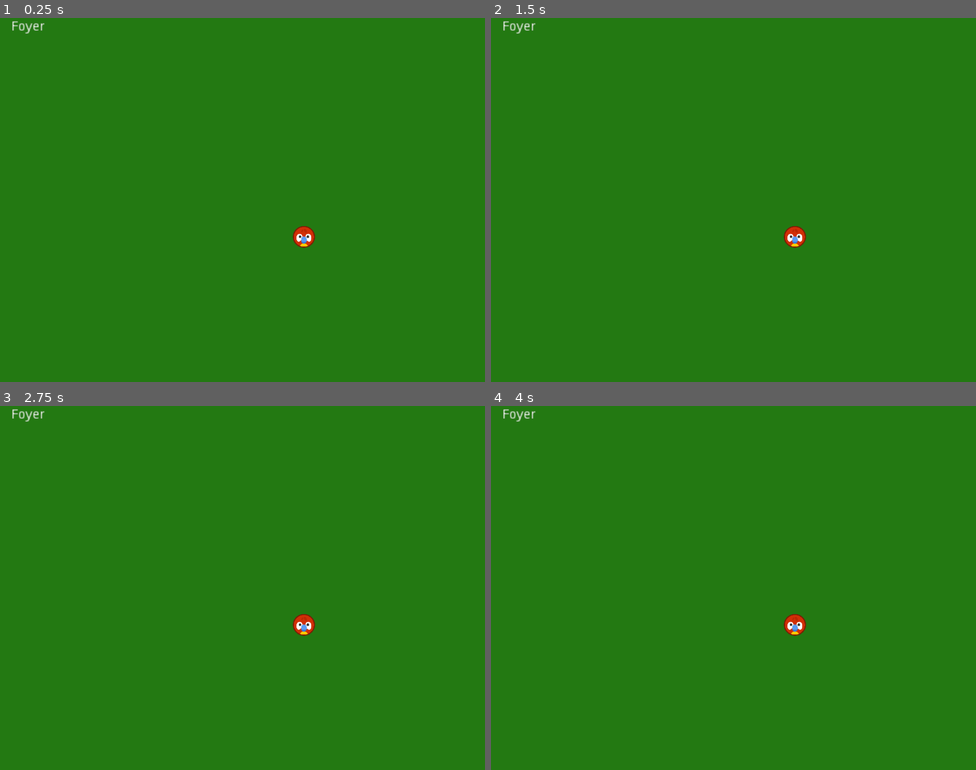
Above: before the commit, frames 1-4 (two rows, left to right).
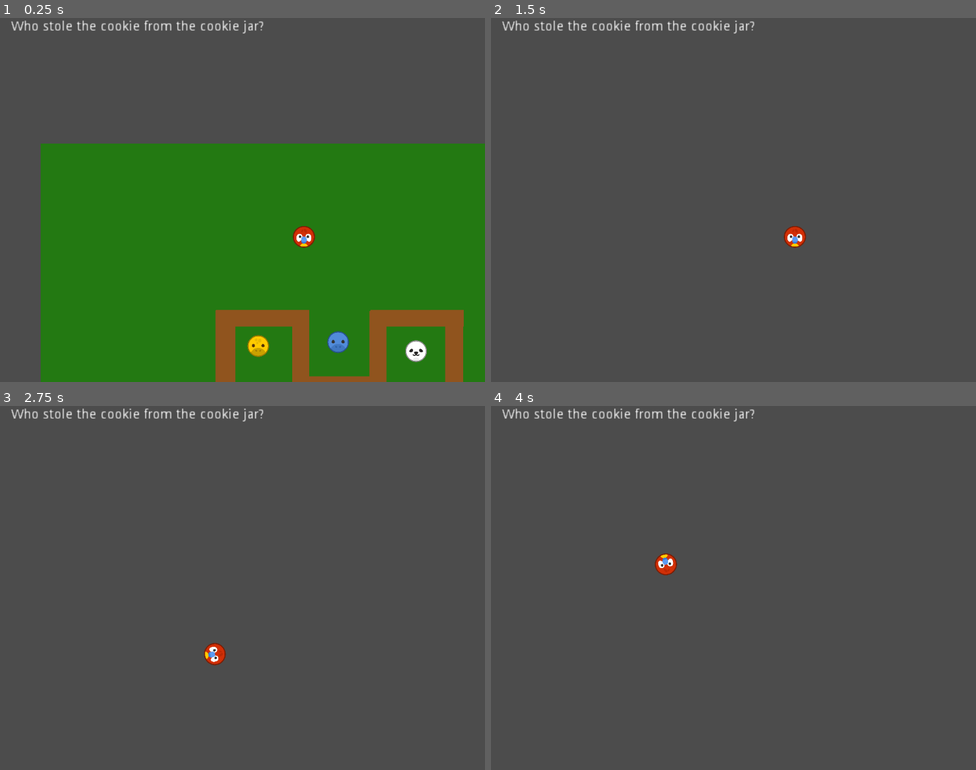
Above: after the commit, the same moments.

Repository: jaxtread/CookieJar
Game: Godot game, scene res://Main.tscn
The game is run twice, just before and just after one commit, with the same random seed, the same clock (stepped at 60 frames per second) and the same inputs.
Inputs:
- Up to frame 1 (0.25 s): no input
- Up to frame 2 (1.5 s): hold Right from 0.53 s (still down); tap Up at 0.77 s
- Up to frame 3 (2.75 s): tap Up at 1.52 s; release Right at 2.03 s; hold Left from 2.03 s (still down)
- Up to frame 4 (4 s): release Left at 2.78 s; hold Right from 2.78 s (still down); tap Up at 3.02, 3.77 s

The runs differ from the first frame. In frame 1, 45% of the frame differs, in the area x 0-100%, y 0-100%; in frame 2, 100%; in frame 3, 100%; in frame 4, 100%.

Commit message:
Add files via upload

Diff:
--- /dev/null
+++ b/Cookie Jar/BlueArea.gd
@@ -0,0 +1,16 @@
+extends Area2D
+
+# Declare member variables here. Examples:
+# var a = 2
+# var b = "text"
+
+# Called when the node enters the scene tree for the first time.
+func _ready():
+	pass # Replace with function body.
+
+# Called every frame. 'delta' is the elapsed time since the previous frame.
+#func _process(delta):
+#	pass
+func body_entered(otherBody):
+	global.currentRoom = "Couldn't Be"
+	pass
--- a/Cookie Jar/Main.tscn
+++ b/Cookie Jar/Main.tscn
@@ -1,10 +1,23 @@
-[gd_scene load_steps=4 format=2]
+[gd_scene load_steps=15 format=2]
 
 [ext_resource path="res://pet_putt_graphics_pack/putting_green.png" type="Texture" id=1]
-[ext_resource path="res://pet_putt_graphics_pack/parrot.png" type="Texture" id=2]
+[ext_resource path="res://Player.gd" type="Script" id=2]
+[ext_resource path="res://pet_putt_graphics_pack/parrot.png" type="Texture" id=3]
+[ext_resource path="res://TextLabel1.gd" type="Script" id=4]
+[ext_resource path="res://go_modules/TopDownMovement.tscn" type="PackedScene" id=5]
+[ext_resource path="res://pet_putt_graphics_pack/wood_wall.png" type="Texture" id=6]
+[ext_resource path="res://pet_putt_graphics_pack/giraffe.png" type="Texture" id=7]
+[ext_resource path="res://pet_putt_graphics_pack/hippo.png" type="Texture" id=8]
+[ext_resource path="res://pet_putt_graphics_pack/panda.png" type="Texture" id=9]
+[ext_resource path="res://YellowArea.gd" type="Script" id=10]
+[ext_resource path="res://BlueArea.gd" type="Script" id=11]
+[ext_resource path="res://WhiteArea.gd" type="Script" id=12]
 
 [sub_resource type="CircleShape2D" id=1]
 radius = 23.5382
+
+[sub_resource type="RectangleShape2D" id=2]
+extents = Vector2( 54.75, 68.1519 )
 
 [node name="Main" type="Node2D"]
 
@@ -17,11 +30,21 @@
 }
 
 [node name="Player" type="RigidBody2D" parent="."]
-position = Vector2( 743.574, 478.059 )
+position = Vector2( 231.146, 181.079 )
 gravity_scale = 0.0
+script = ExtResource( 2 )
 __meta__ = {
 "_edit_group_": true
 }
+
+[node name="Sprite" type="Sprite" parent="Player"]
+position = Vector2( 2.24837, -0.0630951 )
+scale = Vector2( 0.16429, 0.161053 )
+texture = ExtResource( 3 )
+
+[node name="CollisionShape2D" type="CollisionShape2D" parent="Player"]
+position = Vector2( 2, 0 )
+shape = SubResource( 1 )
 
 [node name="Camera2D" type="Camera2D" parent="Player"]
 position = Vector2( -127.405, -77.8329 )
@@ -32,16 +55,123 @@
 [node name="TextLabel1" type="Label" parent="Player/CanvasLayer"]
 margin_left = 24.0
 margin_top = 5.0
-margin_right = 74.0
-margin_bottom = 23.0
+margin_right = 325.0
+margin_bottom = 46.0
 rect_scale = Vector2( 2, 2 )
-text = "Foyer"
+autowrap = true
+script = ExtResource( 4 )
 
-[node name="Sprite" type="Sprite" parent="Player"]
-position = Vector2( 2.24837, -0.0631027 )
-scale = Vector2( 0.16429, 0.161053 )
-texture = ExtResource( 2 )
+[node name="TopDownMovement" parent="Player" instance=ExtResource( 5 )]
 
-[node name="CollisionShape2D" type="CollisionShape2D" parent="Player"]
-position = Vector2( 2, 0 )
-shape = SubResource( 1 )
+[node name="Wall" type="Sprite" parent="."]
+position = Vector2( 374.159, 424.746 )
+scale = Vector2( 1.32241, 5.54662 )
+texture = ExtResource( 6 )
+__meta__ = {
+"_edit_lock_": true
+}
+
+[node name="Wall6" type="Sprite" parent="."]
+position = Vector2( 857, 427.984 )
+scale = Vector2( 1.1875, 5.74898 )
+texture = ExtResource( 6 )
+__meta__ = {
+"_edit_lock_": true
+}
+
+[node name="Wall3" type="Sprite" parent="."]
+position = Vector2( 533, 425 )
+scale = Vector2( 1.125, 5.5 )
+texture = ExtResource( 6 )
+__meta__ = {
+"_edit_lock_": true
+}
+
+[node name="Wall5" type="Sprite" parent="."]
+position = Vector2( 696, 425 )
+scale = Vector2( 1.125, 5.5 )
+texture = ExtResource( 6 )
+__meta__ = {
+"_edit_lock_": true
+}
+
+[node name="Wall2" type="Sprite" parent="."]
+position = Vector2( 453, 353 )
+rotation = 1.5708
+scale = Vector2( 1.09375, 6.15625 )
+texture = ExtResource( 6 )
+__meta__ = {
+"_edit_lock_": true
+}
+
+[node name="Wall7" type="Sprite" parent="."]
+position = Vector2( 779, 353 )
+rotation = 1.5708
+scale = Vector2( 1.09375, 6.15625 )
+texture = ExtResource( 6 )
+__meta__ = {
+"_edit_lock_": true
+}
+
+[node name="Wall4" type="Sprite" parent="."]
+position = Vector2( 614, 493 )
+rotation = 1.5708
+scale = Vector2( 1.09375, 6.15625 )
+texture = ExtResource( 6 )
+__meta__ = {
+"_edit_lock_": true
+}
+
+[node name="Ball1" type="Sprite" parent="."]
+position = Vector2( 443.482, 411.356 )
+scale = Vector2( 0.16, 0.16 )
+texture = ExtResource( 7 )
+__meta__ = {
+"_edit_lock_": true
+}
+
+[node name="Ball2" type="Sprite" parent="."]
+position = Vector2( 612.168, 403.193 )
+scale = Vector2( 0.16, 0.16 )
+texture = ExtResource( 8 )
+
+[node name="Ball3" type="Sprite" parent="."]
+position = Vector2( 776.774, 422.239 )
+scale = Vector2( 0.16, 0.16 )
+texture = ExtResource( 9 )
+__meta__ = {
+"_edit_lock_": true
+}
+
+[node name="YellowArea" type="Area2D" parent="."]
+position = Vector2( 454.877, 407.056 )
+script = ExtResource( 10 )
+__meta__ = {
+"_edit_group_": true
+}
+
+[node name="CollisionShape2D" type="CollisionShape2D" parent="YellowArea"]
+position = Vector2( -1.16638, 46.654 )
+shape = SubResource( 2 )
+
+[node name="BlueArea" type="Area2D" parent="."]
+position = Vector2( 616.69, 349.778 )
+script = ExtResource( 11 )
+__meta__ = {
+"_edit_group_": true
+}
+
+[node name="CollisionShape2D" type="CollisionShape2D" parent="BlueArea"]
+position = Vector2( -1.16638, 46.654 )
+shape = SubResource( 2 )
+
+[node name="WhiteArea" type="Area2D" parent="."]
+position = Vector2( 777.071, 405.625 )
+script = ExtResource( 12 )
+__meta__ = {
+"_edit_group_": true
+}
+
+[node name="CollisionShape2D" type="CollisionShape2D" parent="WhiteArea"]
+position = Vector2( -1.16638, 46.654 )
+shape = SubResource( 2 )
--- /dev/null
+++ b/Cookie Jar/Player.gd
@@ -0,0 +1,13 @@
+extends RigidBody2D
+
+# Declare member variables here. Examples:
+# var a = 2
+# var b = "text"
+
+# Called when the node enters the scene tree for the first time.
+func _ready():
+	pass # Replace with function body.
+
+# Called every frame. 'delta' is the elapsed time since the previous frame.
+#func _process(delta):
+#	pass
--- /dev/null
+++ b/Cookie Jar/TextLabel1.gd
@@ -0,0 +1,15 @@
+extends Label
+
+# Declare member variables here. Examples:
+# var a = 2
+# var b = "text"
+
+# Called when the node enters the scene tree for the first time.
+func _ready():
+	pass # Replace with function body.
+
+# Called every frame. 'delta' is the elapsed time since the previous frame.
+#warning-ignore:unused_argument
+func _process(delta):
+	self.text = "Who stole the cookie from the cookie jar?" + global.currentRoom
+	pass
--- /dev/null
+++ b/Cookie Jar/WhiteArea.gd
@@ -0,0 +1,16 @@
+extends Area2D
+
+# Declare member variables here. Examples:
+# var a = 2
+# var b = "text"
+
+# Called when the node enters the scene tree for the first time.
+func _ready():
+	pass # Replace with function body.
+
+# Called every frame. 'delta' is the elapsed time since the previous frame.
+#func _process(delta):
+#	pass
+func body_entered(otherBody):
+	global.currentRoom = "Then Who?"
+	pass
--- /dev/null
+++ b/Cookie Jar/YellowArea.gd
@@ -0,0 +1,17 @@
+extends Area2D
+
+# Declare member variables here. Examples:
+# var a = 2
+# var b = "text"
+
+# Called when the node enters the scene tree for the first time.
+func _ready():
+	pass # Replace with function body.
+
+# Called every frame. 'delta' is the elapsed time since the previous frame.
+#func _process(delta):
+#	pass
+
+func body_entered(otherBody):
+	global.currentRoom = "Not Me"
+	pass
--- /dev/null
+++ b/Cookie Jar/global.gd
@@ -0,0 +1,13 @@
+extends Node
+var currentRoom = ""
+# Declare member variables here. Examples:
+# var a = 2
+# var b = "text"
+
+# Called when the node enters the scene tree for the first time.
+func _ready():
+	pass # Replace with function body.
+
+# Called every frame. 'delta' is the elapsed time since the previous frame.
+#func _process(delta):
+#	pass
--- a/Cookie Jar/go_modules/TopDownMovement.tscn
+++ b/Cookie Jar/go_modules/TopDownMovement.tscn
@@ -3,26 +3,12 @@
 [ext_resource path="res://go_modules/TopDownMovement.gd" type="Script" id=1]
 
 [sub_resource type="RectangleShape2D" id=1]
-
-custom_solver_bias = 0.0
 extents = Vector2( 0.5, 0.5 )
 
 [node name="TopDownMovement" type="KinematicBody2D"]
 scale = Vector2( 10, 10 )
-input_pickable = false
-collision_layer = 1
-collision_mask = 1
-collision/safe_margin = 0.08
-motion/sync_to_physics = false
 script = ExtResource( 1 )
-_sections_unfolded = [ "Script", "Transform" ]
-Speed = 200
-CollisionBounds = Vector2( 10, 10 )
-Set_Bounds_To_Sibling_Sprite = false
 LimitFourDirections = null
-WASD = false
-ArrowKeys = true
 
 [node name="CollisionShape2D" type="CollisionShape2D" parent="."]
 shape = SubResource( 1 )
-_sections_unfolded = [ "shape" ]
--- a/Cookie Jar/project.godot
+++ b/Cookie Jar/project.godot
@@ -22,11 +22,35 @@
 [autoload]
 
 go="*res://go.gd"
+global="*res://global.gd"
 
 [display]
 
 window/size/height=768
 
+[input]
+
+down={
+"deadzone": 0.5,
+"events": [ Object(InputEventKey,"resource_local_to_scene":false,"resource_name":"","device":0,"alt":false,"shift":false,"control":false,"meta":false,"command":false,"pressed":false,"scancode":16777234,"unicode":0,"echo":false,"script":null)
+ ]
+}
+up={
+"deadzone": 0.5,
+"events": [ Object(InputEventKey,"resource_local_to_scene":false,"resource_name":"","device":0,"alt":false,"shift":false,"control":false,"meta":false,"command":false,"pressed":false,"scancode":16777232,"unicode":0,"echo":false,"script":null)
+ ]
+}
+left={
+"deadzone": 0.5,
+"events": [ Object(InputEventKey,"resource_local_to_scene":false,"resource_name":"","device":0,"alt":false,"shift":false,"control":false,"meta":false,"command":false,"pressed":false,"scancode":16777231,"unicode":0,"echo":false,"script":null)
+ ]
+}
+right={
+"deadzone": 0.5,
+"events": [ Object(InputEventKey,"resource_local_to_scene":false,"resource_name":"","device":0,"alt":false,"shift":false,"control":false,"meta":false,"command":false,"pressed":false,"scancode":16777233,"unicode":0,"echo":false,"script":null)
+ ]
+}
+
 [rendering]
 
 environment/default_environment="res://default_env.tres"
